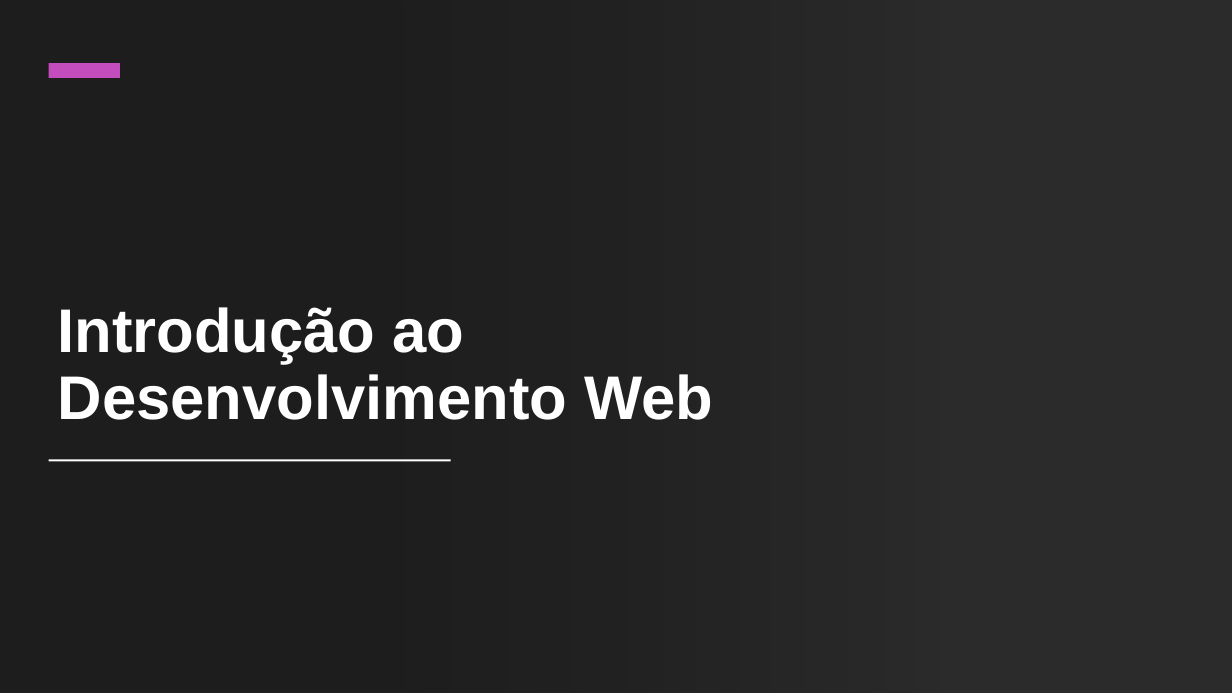
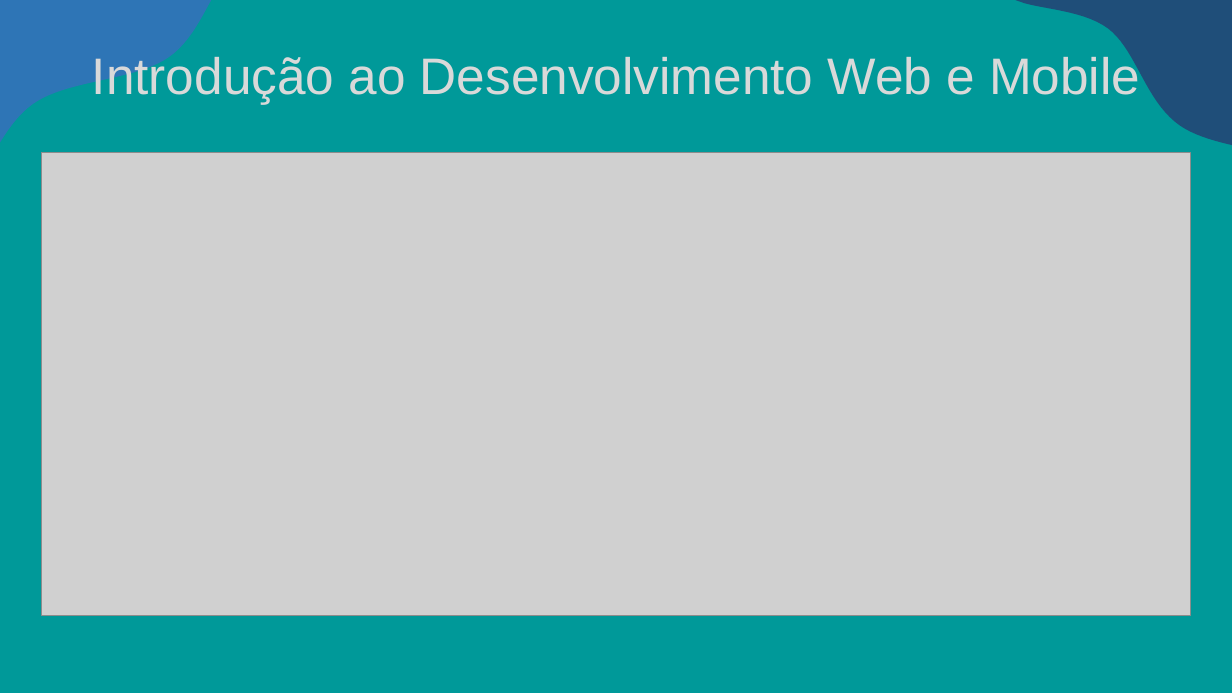
Before and after one commit to George-Luis-Costa/Introducao_Web_Mobile, a slide deck: slide 1 of Introdução_Web_Mobile_ok.pptx. Drawn at 1232x693 pixels with LibreOffice and Linux fonts; fonts in the diff are those of the drawing; grey boxes stand for pictures; background and template pictures are left out; a plain dark background stands for a picture behind light text. Boxes give left, top, right and bottom in pixels: in the first picture for what was removed or moved away, otherwise in the second. Text is boxed around its words. In the diff, an @@ line names an element or a change of style, - is before the commit and + after.

```diff
--- a/Introdução_Web_Mobile_ok.pptx
+++ b/Introdução_Web_Mobile_ok.pptx
@@ background picture (left out) to #009999 @@
@@ rectangle removed at [0,0,1232,693] @@
@@ rectangle removed at [0,0,944,693] @@
@@ freeform shape added at [0,0,212,142], fill #2E75B6 @@
@@ title "Introdução ao Desenvolvimento Web e ..." at [92,53,1140,104]: vertical alignment bottom to middle @@
@@ freeform shape added at [1016,0,1232,145], fill #1F4E79 @@
@@ title at [92,53,1140,104]: text changed; size 48 to 40 pt; text colour #FFFFFF to #D9D9D9; bold off @@
-Introdução ao Desenvolvimento Web
+Introdução ao Desenvolvimento Web e Mobile
@@ rectangle removed at [49,63,120,78] @@
@@ picture added at [42,152,1190,616] @@
@@ rectangle removed at [49,459,451,461] @@
```
Also in this commit, not shown: 9 other slides changed, 5 slides added.
